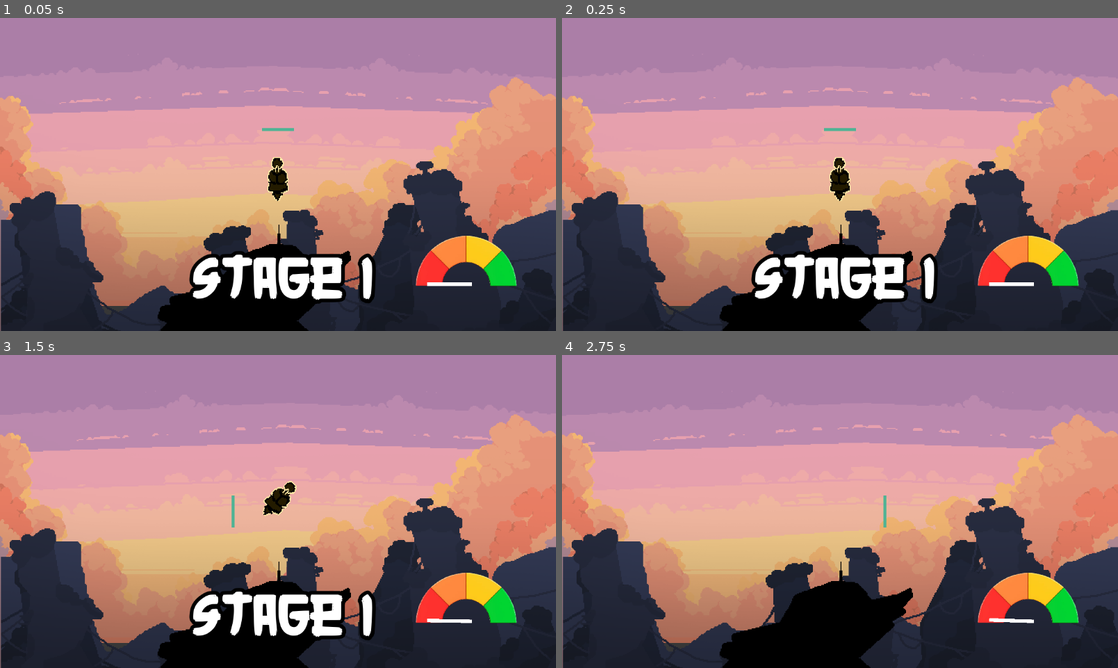
Above: before the commit, frames 1-4 (two rows, left to right).
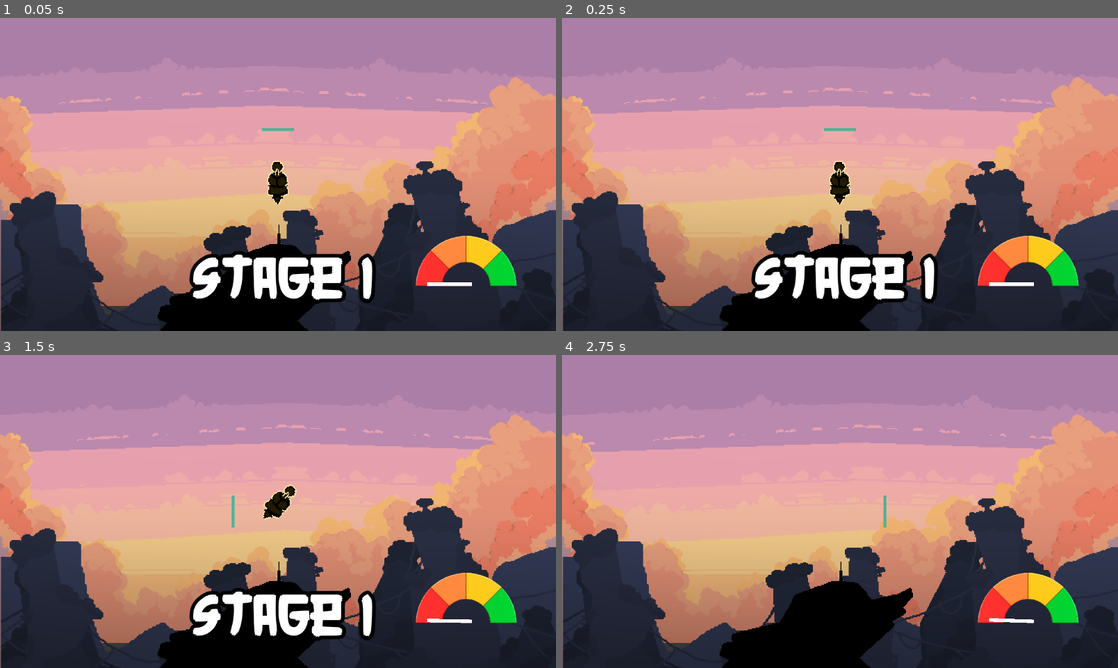
Above: after the commit, the same moments.

Repository: BluePolar282/Jame-Gam-58-2
Game: Godot game, scene res://Jame-Gam-58/Utilities/scenes/main_scene.tscn
Same seed, same stepped clock (60 frames per second), same inputs: the game is played once before the commit and once after it.
Inputs (mouse positions are in pixels of both pictures, inside the frame that each line leads up to):
- Up to frame 1 (0.05 s): no input
- Up to frame 2 (0.25 s): no input
- Up to frame 3 (1.5 s): tap Enter at 0.5 s; move the mouse to (400, 495) at 0.52 s; hold D (right) 0.53-1.28 s; move the mouse to (166, 527) at 1.27 s; hold A (left) from 1.28 s (still down)
- Up to frame 4 (2.75 s): move the mouse to (895, 442) at 2.02 s; release A (left) at 2.03 s; hold D (right) from 2.03 s (still down)

The runs differ from the first frame. In frame 1, 0.3% of the frame differs, in the area x 48-52%, y 44-60%; in frame 2, 0.3%; in frame 3, 0.3%, in the area x 47-54%, y 40-53%; in frame 4, nothing differs.

Commit message:
rebalanced big bird
tweaked spawn rates

Diff:
--- a/Jame-Gam-58/Objects/scripts/bullet.gd
+++ b/Jame-Gam-58/Objects/scripts/bullet.gd
@@ -9,9 +9,9 @@
 
 func _ready():
 	set_difficulty()
-	if stage > 4 and randf() < 0.01:
+	if Globals.stage > 2 and randf() < 0.05:
 		SPEED = 70
-	elif stage > 4 and  randf() > 0.01:
+	elif stage > 4 and  randf() > 0.05:
 		return
 
 func set_bullet_direction():
--- a/Jame-Gam-58/Utilities/scenes/main_scene.tscn
+++ b/Jame-Gam-58/Utilities/scenes/main_scene.tscn
@@ -65,7 +65,7 @@
 
 [node name="tower" parent="." instance=ExtResource("2_7mml0")]
 visibility_layer = 2
-position = Vector2(0, 13.655)
+position = Vector2(0, 21.11)
 
 [node name="background music" type="AudioStreamPlayer2D" parent="."]
 stream = ExtResource("6_pfejq")
--- a/Jame-Gam-58/Utilities/scripts/bullet_spawner.gd
+++ b/Jame-Gam-58/Utilities/scripts/bullet_spawner.gd
@@ -48,7 +48,7 @@
 	if rand > 0.1:
 		add_child(spawned_bullet)
 		spawned_bullet.add_to_group(spawner_group)
-	if rand < 0.1 and stage > 2:
+	if rand < 0.1 and Globals.stage > 2:
 		add_child(spawned_bouncy_bullet)
 		spawned_bouncy_bullet.add_to_group(spawner_group)
 		bouncy_in_scene = true
--- a/Jame-Gam-58/Utilities/scripts/globals.gd
+++ b/Jame-Gam-58/Utilities/scripts/globals.gd
@@ -6,8 +6,8 @@
 var tilt = 0
 var is_debug_on = false
 var on_cooldown := false
+var stage = 1
 
-var stage = 1
 signal switched_stage
 signal inner_peace
 signal game_over
